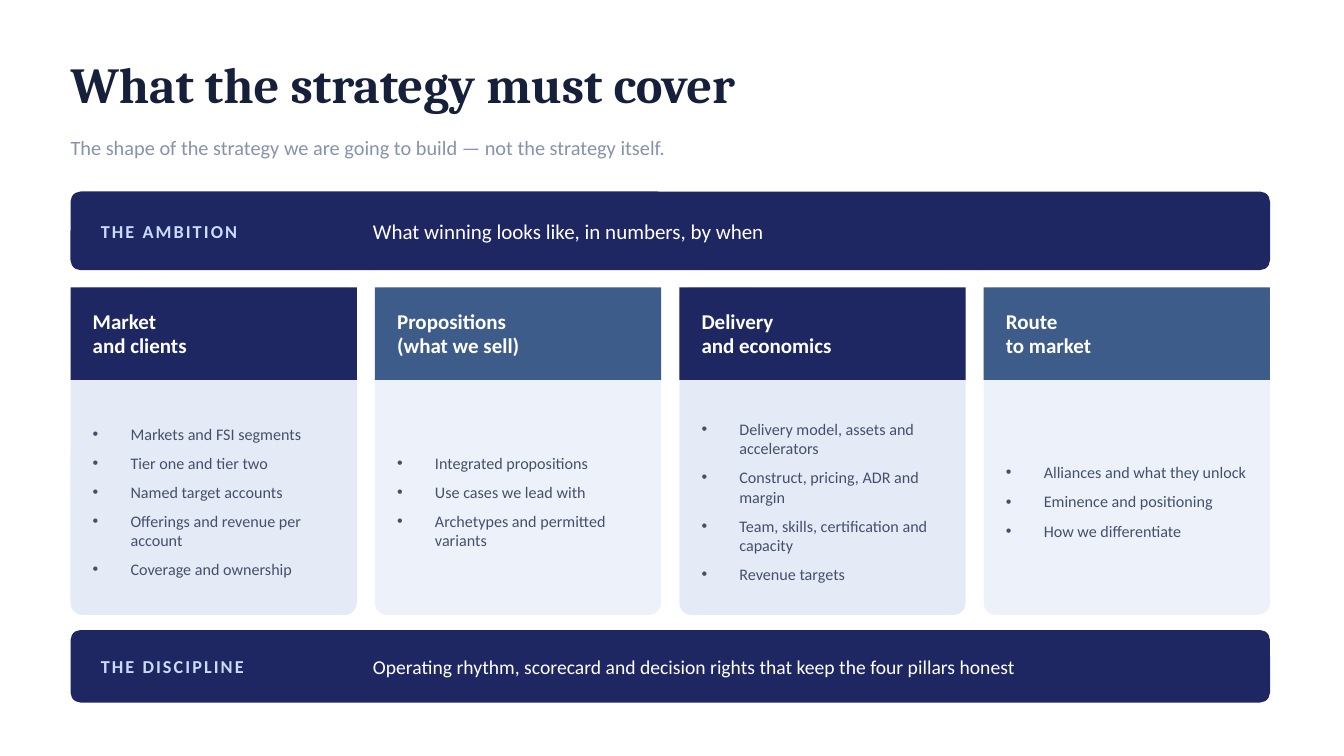
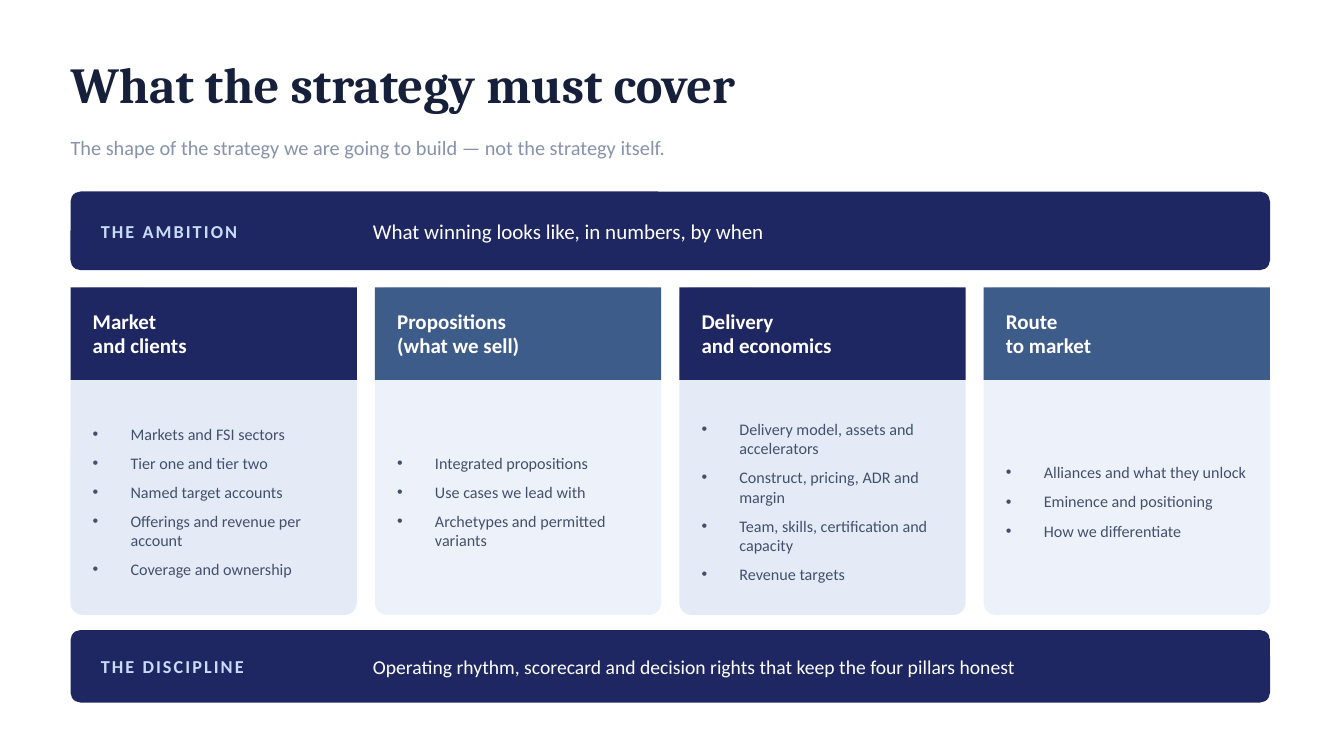
Before and after one commit to dhajjar-cyber/bae, a slide deck: slide 13 of FSI strategy/EAI&D-FSI-Strategy-Development-Plan.pptx. Drawn at 1344x756 pixels with LibreOffice and Linux fonts; fonts in the diff are those of the drawing. Boxes give left, top, right and bottom in pixels: in the first picture for what was removed or moved away, otherwise in the second. Text is boxed around its words. In the diff, an @@ line names an element or a change of style, - is before the commit and + after.

```diff
--- a/FSI strategy/EAI&D-FSI-Strategy-Development-Plan.pptx
+++ b/FSI strategy/EAI&D-FSI-Strategy-Development-Plan.pptx
@@ text at (x1=131, y1=429, x2=285, y2=440): text changed @@
-• Markets and FSI segments
+• Markets and FSI sectors
```
Also in this commit, not shown: 18 other slides changed, 2 other files.
